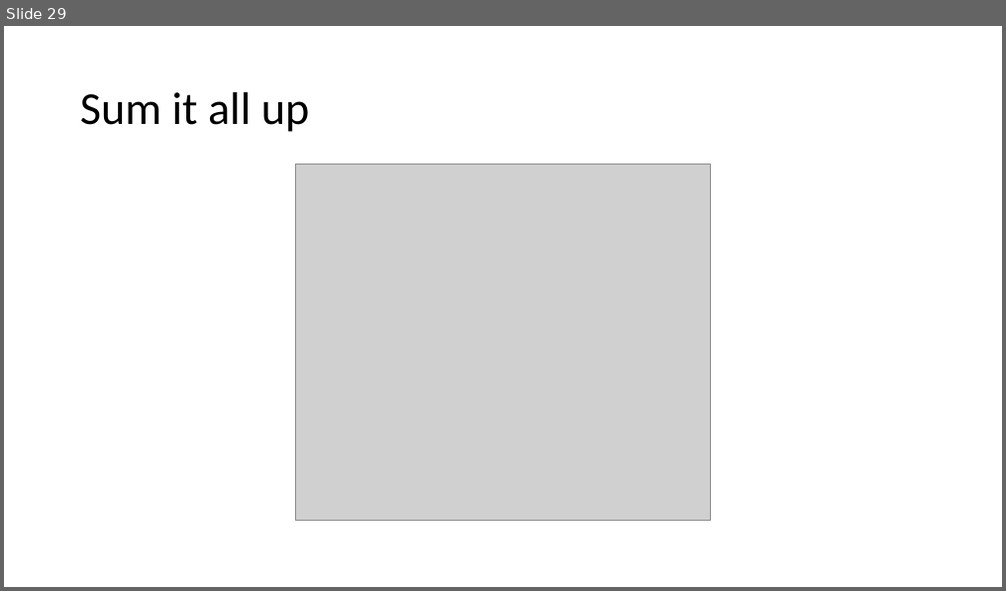
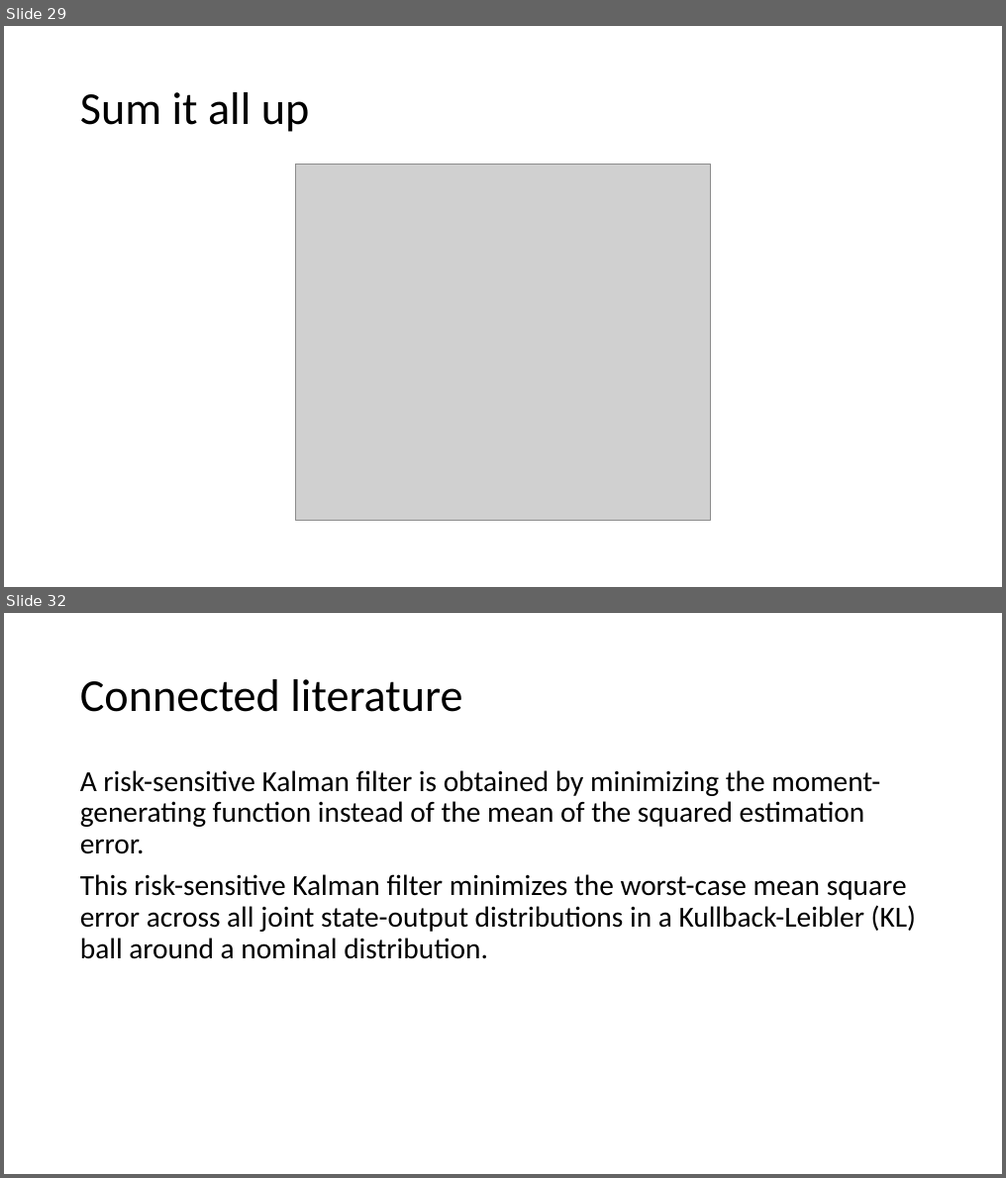
Before and after one commit to OriMeiraz/OptimizationProject, a slide deck: presentation.pptx. Shown one above the other, each under a label of ours: slide 29 before the commit, slides 29 and 32 after it; the slides between them are not shown. The pictures are 1006x591 and 1006x1178 pixels, drawn with LibreOffice and Linux fonts; fonts in the diff are those of the drawing; grey boxes stand for pictures. Boxes give left, top, right and bottom in pixels: in the first picture for what was removed or moved away, otherwise in the second. Text is boxed around its words. In the diff, an @@ line names an element or a change of style, - is before the commit and + after.

```diff
--- a/presentation.pptx
+++ b/presentation.pptx
@@ slide 32 added at (x1=4, y1=613, x2=1002, y2=1174), background #FFFFFF @@
@@ title added at (x1=80, y1=679, x2=462, y2=712), 44 pt, text #000000 @@
+Connected literature
@@ text added at (x1=80, y1=770, x2=916, y2=959), 28 pt, text #000000 @@
+A risk-sensitive Kalman filter is obtained by minimizing the moment-generating function instead of the mean of the squared estimation error.
+This risk-sensitive Kalman filter minimizes the worst-case mean square error across all joint state-output distributions in a Kullback-Leibler (KL) ball around a nominal distribution.
```
Also in this commit, not shown: 7 other slides added.
